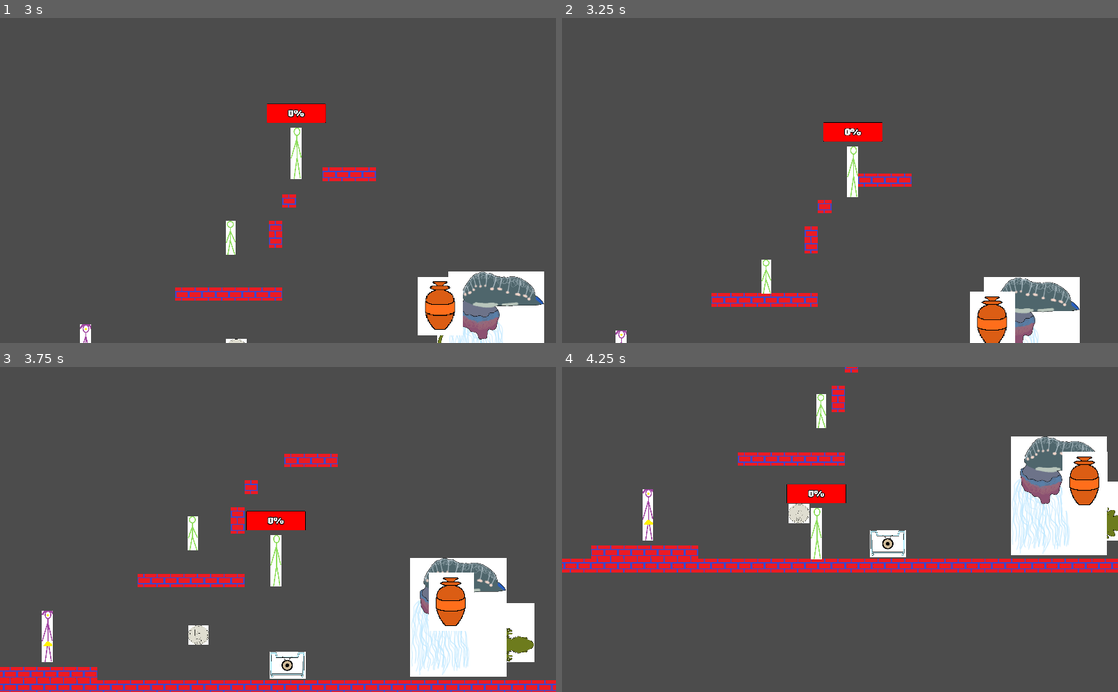
Above: before the commit, frames 1-4 (two rows, left to right).
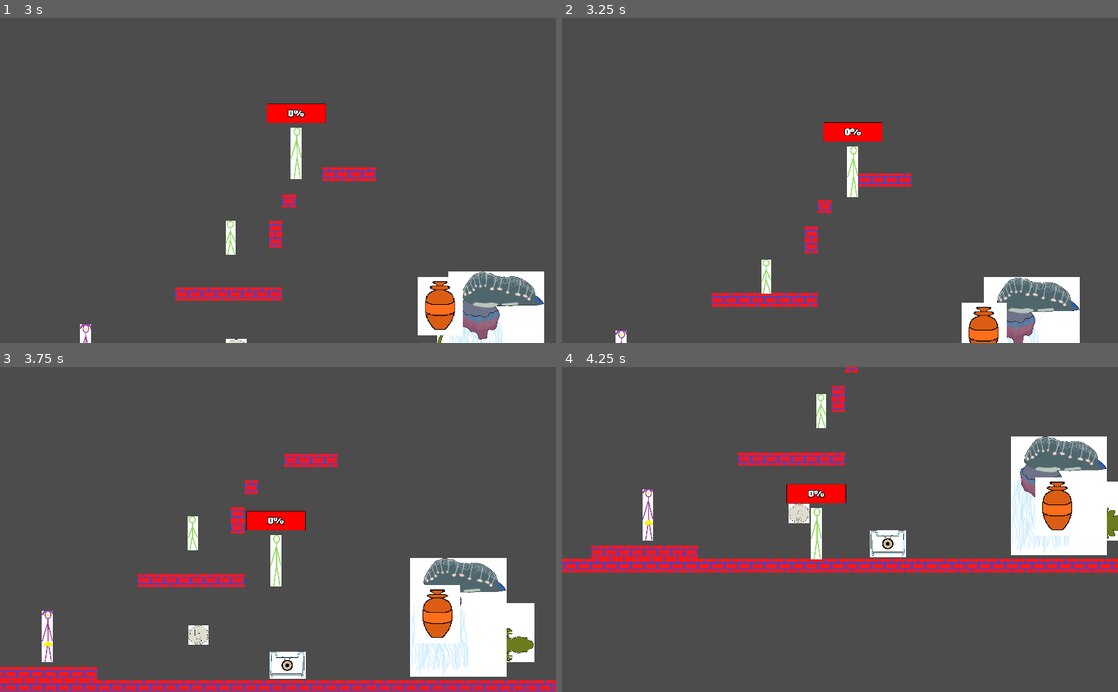
Above: after the commit, the same moments.

Repository: EyeBallTank/PROJECT-NORTUBEL-main-ish
Game: Godot game, scene res://screens/MainMenu.tscn
Two runs of this game, one before a commit and one after it. Both use one fixed random seed, a clock stepped at 60 frames per second and the inputs below.
Inputs:
- Up to frame 1 (3 s): click "Start/Começo" at 0.5 s; click "Start/Começo" at 1.25 s; hold F (followme) 2.03-2.78 s; hold Right (right) from 2.03 s (still down); tap Up (jumpup) at 2.27 s; tap S (standstill) at 2.85 s
- Up to frame 2 (3.25 s): keep holding Right (right); tap Up (jumpup) at 3.02 s
- Up to frame 3 (3.75 s): release Right (right) at 3.53 s; hold Left (left) from 3.53 s (still down); hold F (followme) from 3.53 s (still down)
- Up to frame 4 (4.25 s): keep holding Left (left); keep holding F (followme)

Frame 1 is identical in both runs. In frame 2, 1.2% of the frame differs, in the area x 71-82%, y 84-100%; in frame 3, 1.6%; in frame 4, 1.9%, in the area x 85-99%, y 26-52%.

Commit message:
still noticed an exploit where Player can survive the enemy Hitbox somehow
probably another reason to get an "iframe" hurt system
but not now

Diff:
--- a/src/enemies/gecko enemy.tscn
+++ b/src/enemies/gecko enemy.tscn
@@ -5,7 +5,7 @@
 [ext_resource path="res://src/behind_the_scenes/Enemy Hitbox.tscn" type="PackedScene" id=3]
 
 [sub_resource type="RectangleShape2D" id=1]
-extents = Vector2( 210.5, 80.5 )
+extents = Vector2( 185, 62 )
 
 [sub_resource type="RectangleShape2D" id=2]
 extents = Vector2( 214.5, 83 )
@@ -22,7 +22,7 @@
 flip_v = true
 
 [node name="CollisionShape2D" type="CollisionShape2D" parent="."]
-position = Vector2( 1.5, -155.5 )
+position = Vector2( 10, -156 )
 shape = SubResource( 1 )
 
 [node name="Area2D" parent="." instance=ExtResource( 3 )]
